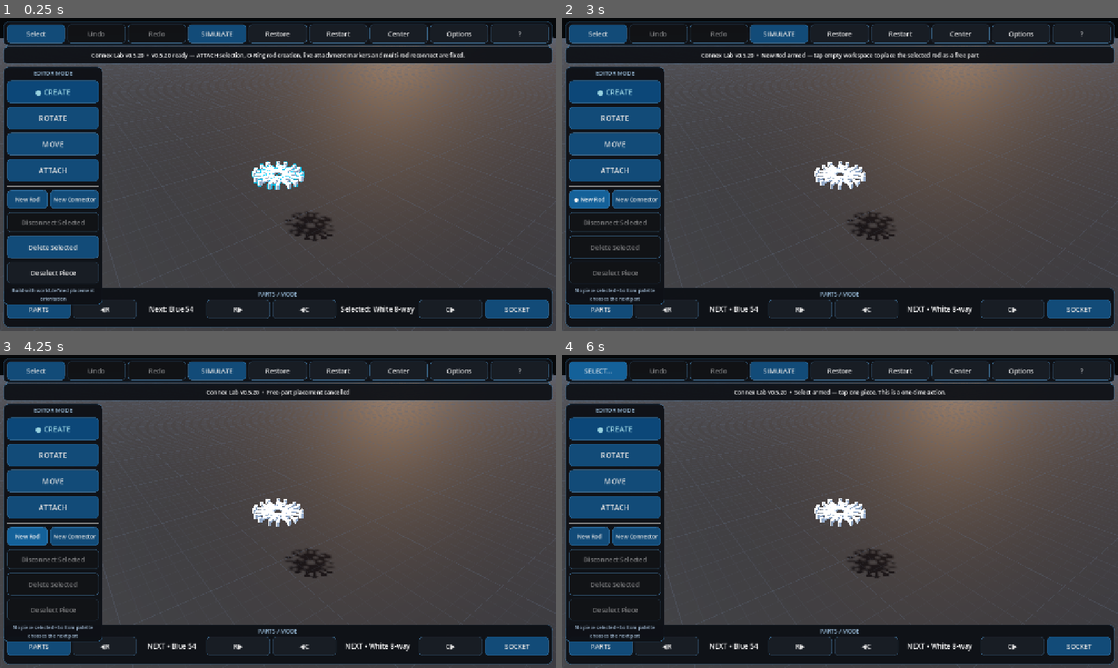
Above: before the commit, frames 1-4 (two rows, left to right).
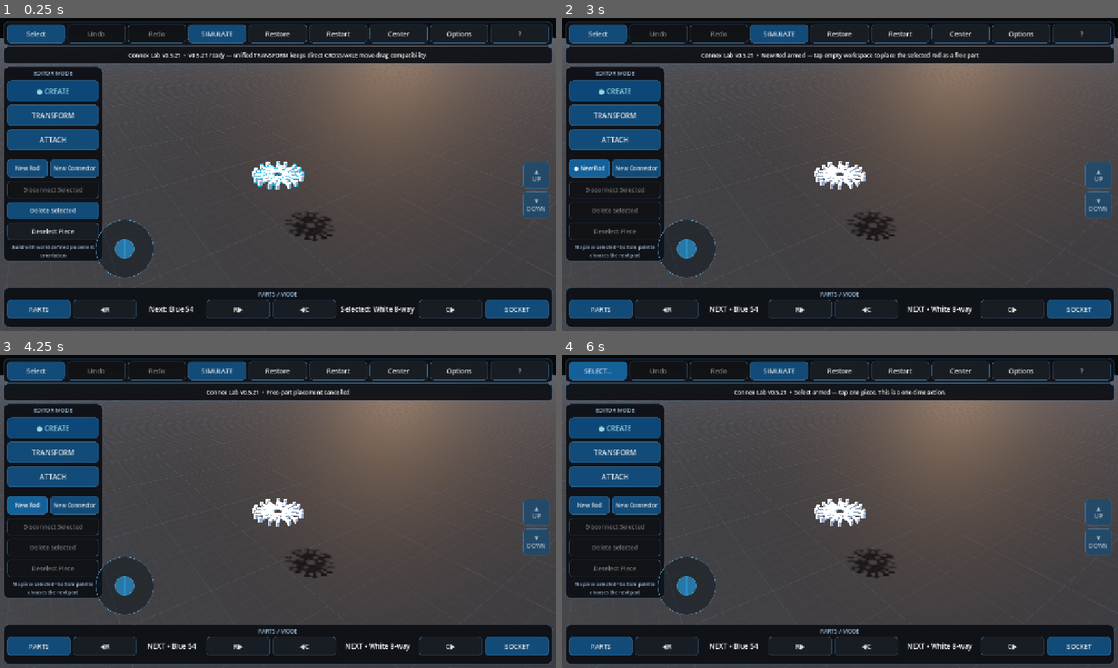
Above: after the commit, the same moments.

Repository: pixel375/connex
Game: Godot game, scene res://Main.tscn
Two runs of this game, one before a commit and one after it. Both use one fixed random seed, a clock stepped at 60 frames per second and the inputs below.
Inputs:
- Up to frame 1 (0.25 s): no input
- Up to frame 2 (3 s): click "Restart" at 0.5 s; click "Restart" at 1.25 s; click "Restart" at 2 s; click "New Rod" at 2.75 s
- Up to frame 3 (4.25 s): click "● New Rod" at 3.5 s
- Up to frame 4 (6 s): click "New Rod" at 4.25 s; click "● New Rod" at 5 s; click "Select" at 5.75 s

The runs differ from the first frame. In frame 1, 9.2% of the frame differs, in the area x 0-99%, y 10-92%; in frame 2, 7.7%; in frame 3, 7.7%; in frame 4, 7.4%.

Commit message:
Promote v0.5.21 camera transform runtime

Diff:
--- a/Main.tscn
+++ b/Main.tscn
@@ -1,12 +1,12 @@
 [gd_scene load_steps=3 format=3]
 
+; v0.5.21 analog camera navigation and unified TRANSFORM runtime: res://scripts/main_v079.gd
 ; v0.5.20 ATTACH selection, O-Ring rod creation, live marker and reconnect runtime: res://scripts/main_v076.gd
 ; v0.5.19 precise ATTACH picking, Undo marker refresh and spatial CROSS orientation: res://scripts/main_v075.gd
 ; v0.5.18 legacy AXLE healing and inverse CROSS rod slide runtime: res://scripts/main_v074.gd
 ; v0.5.17 deterministic AXLE/CROSS stop and save-load runtime: res://scripts/main_v073.gd
 ; v0.5.16 simplified physical O-Ring runtime: res://scripts/main_v071.gd
-; v0.5.14 O-Ring lineage marker: res://scripts/main_v069.gd
-[ext_resource type="Script" path="res://scripts/main_v076.gd" id="1_main"]
+[ext_resource type="Script" path="res://scripts/main_v079.gd" id="1_main"]
 [ext_resource type="Script" path="res://scripts/physics_slider_fix_v052.gd" id="2_physics_fix"]
 
 [node name="Main" type="Node3D"]
